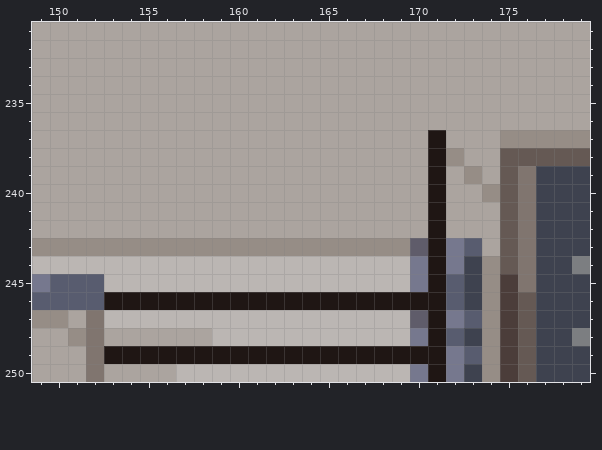
Pixel-art file: art/ugala-building.aseprite. This is how it looked before the edit.
361x323 pixels, 1 frame. Colours within 5 levels of each other are drawn and written as one. Shown: x 149..179, y 231..250. The commit also changed other parts of the picture, which this record leaves out.
After:
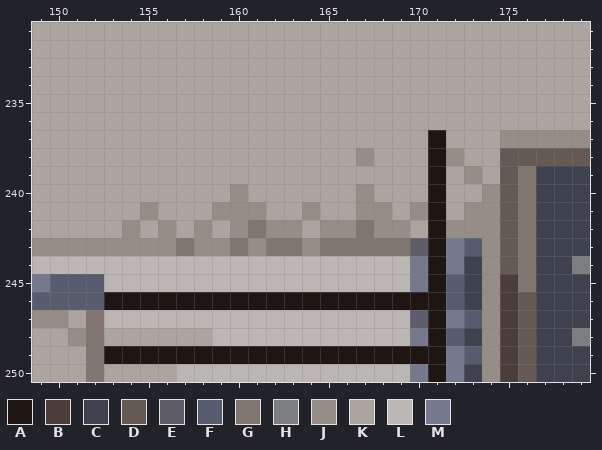
Palette (. is transparent): A #1f1614  B #4b3d3a  C #3e424f  D #655954  E #5f5c6a  F #585c6f  G #80756f  H #7c7e81  J #968d86  K #aba49f  L #bbb6b3  M #76788e
What changed:
--- layer "ugala"
@@ x 149..179 @@
 237 KKKKKKKKKKKKKKKKKKKKKKAKKKJJJJJ
-238 KKKKKKKKKKKKKKKKKKKKKKAJKKDDDDD
+238 KKKKKKKKKKKKKKKKKKJKKKAJKKDDDDD
 239 KKKKKKKKKKKKKKKKKKKKKKAKJKDGCCC
-240 KKKKKKKKKKKKKKKKKKKKKKAKKJDGCCC
-241 KKKKKKKKKKKKKKKKKKKKKKAKKKDGCCC
-242 KKKKKKKKKKKKKKKKKKKKKKAKKKDGCCC
-243 JJJJJJJJJJJJJJJJJJJJJEAMFKDGCCC
+240 KKKKKKKKKKKJKKKKKKJKKKAKKJDGCCC
+241 KKKKKKJKKKJJJKKJKKJJKJAKJJDGCCC
+242 KKKKKJKJKJKJGJJKJJGJJKAJJJDGCCC
+243 JJJJJJJJGJJGJGGJGGGGGEAMFJDGCCC
 244 LLLLLLLLLLLLLLLLLLLLLMAMCJDGCCH
Pixel boxes of the changes (left, top, right, bottom) in both pictures:
changed: (122, 148, 500, 256)
